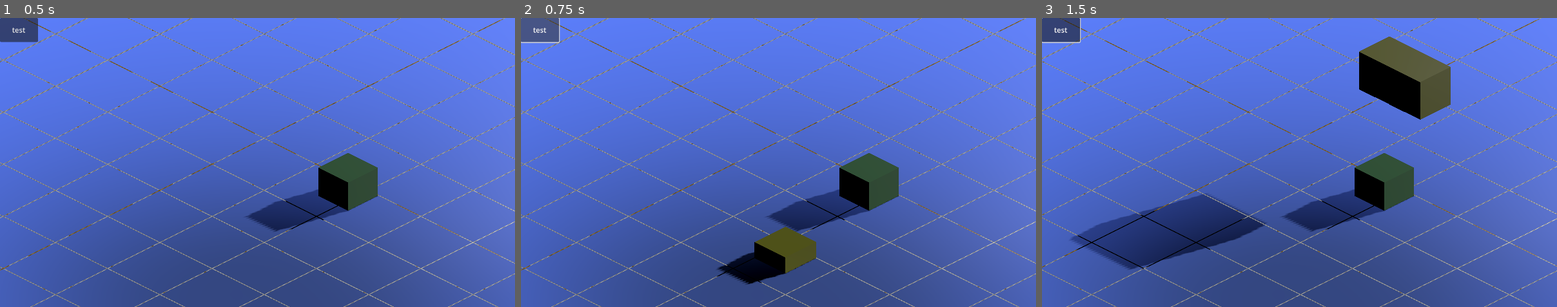
Above: before the commit, frames 1-3 (left to right).
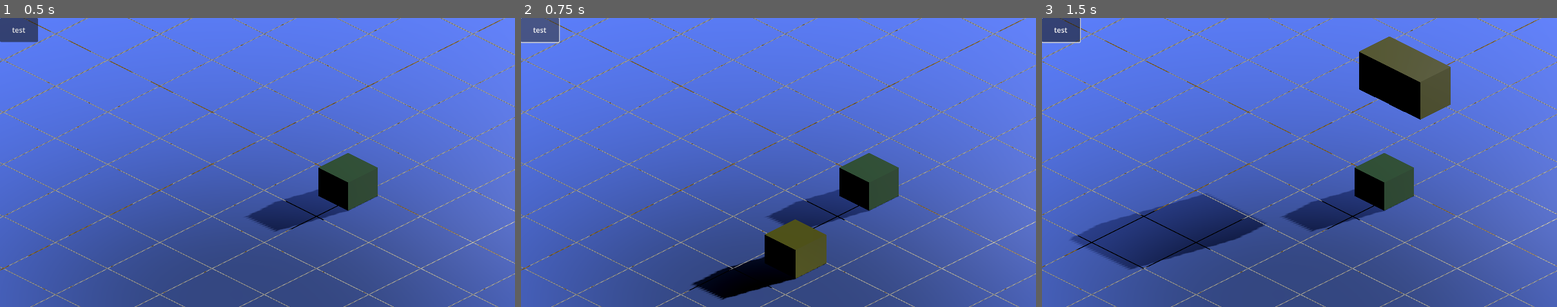
Above: after the commit, the same moments.

Repository: maximeflageole/Chalamet
Game: Godot game, scene res://Gameplay.tscn
Two runs of this game, one before a commit and one after it. Both use one fixed random seed, a clock stepped at 60 frames per second and the inputs below.
Inputs (mouse positions are in pixels of both pictures, inside the frame that each line leads up to):
- Up to frame 1 (0.5 s): no input
- Up to frame 2 (0.75 s): click "test" at 0.5 s
- Up to frame 3 (1.5 s): tap Enter at 1.25 s; move the mouse to (1412, 148) at 1.27 s; hold D (MoveRight) from 1.28 s (still down); click (1412, 148) at 1.42 s

Frame 1 is identical in both runs. In frame 2, 2.2% of the frame differs, in the area x 32-60%, y 69-98%; in frame 3, nothing differs.
Error before the commit: Invalid access to property or key 'position' on a base object of type 'Nil'. (res://Scripts/Building.gd:17)
Error after the commit: Invalid access to property or key 'position' on a base object of type 'Nil'. (res://Scripts/Building.gd:18)

Commit message:
Fixed a nasty bug. Note: DO NOT USE drag and drop nodes into code. This does something like $RefToNode but it fucks up the assets entirely

Diff:
--- a/Chalamet/Prefabs/building.tscn
+++ b/Chalamet/Prefabs/building.tscn
@@ -17,8 +17,11 @@
 
 [sub_resource type="BoxShape3D" id="BoxShape3D_1j3f8"]
 
-[node name="Building" type="Node3D"]
+[node name="Building" type="Node3D" node_paths=PackedStringArray("_rb", "_placementMesh")]
+transform = Transform3D(1, 0, 0, 0, 1, 0, 0, 0, 1, 1, 1, 0)
 script = ExtResource("1_ktk6x")
+_rb = NodePath("RigidBody3D")
+_placementMesh = NodePath("MeshInstance3D2")
 
 [node name="MeshInstance3D2" type="MeshInstance3D" parent="."]
 transform = Transform3D(3, 0, 0, 0, 3, 0, 0, 0, 3, 0, -7.27097, 0)
--- a/Chalamet/Scripts/Building.gd
+++ b/Chalamet/Scripts/Building.gd
@@ -2,6 +2,8 @@
 extends Node3D
 
 @export var inPlacement : bool = true
+@export var _rb : RigidBody3D
+@export var _placementMesh : MeshInstance3D
 
 var _GM : GameManager
 var _yOffset : float = 8.471
@@ -10,17 +12,15 @@
 func _ready():
 	pass # Replace with function body.
 
-
 # Called every frame. 'delta' is the elapsed time since the previous frame.
 func _process(delta):
 	if (inPlacement):
 		position = _GM._currentSelectedTile.position
 		position.y += _yOffset
-	pass
 
 func _input(event):
 	if event is InputEventMouseButton:
 		if event.button_index == MOUSE_BUTTON_LEFT and event.pressed:
 			inPlacement = false
-			$MeshInstance3D2.visible = false
-			$RigidBody3D.freeze = false
+			_placementMesh.visible = false
+			_rb.freeze = false
--- a/Chalamet/Scripts/GameManager.gd
+++ b/Chalamet/Scripts/GameManager.gd
@@ -26,7 +26,7 @@
 	pass
 
 func OnButtonPressed():
-	var buildingPrefab = preload("res://Prefabs/building.tscn")
+	var buildingPrefab = preload("res://Prefabs/Building.tscn")
 	var building = buildingPrefab.instantiate()
 	building._GM = self
 	add_child(building)
